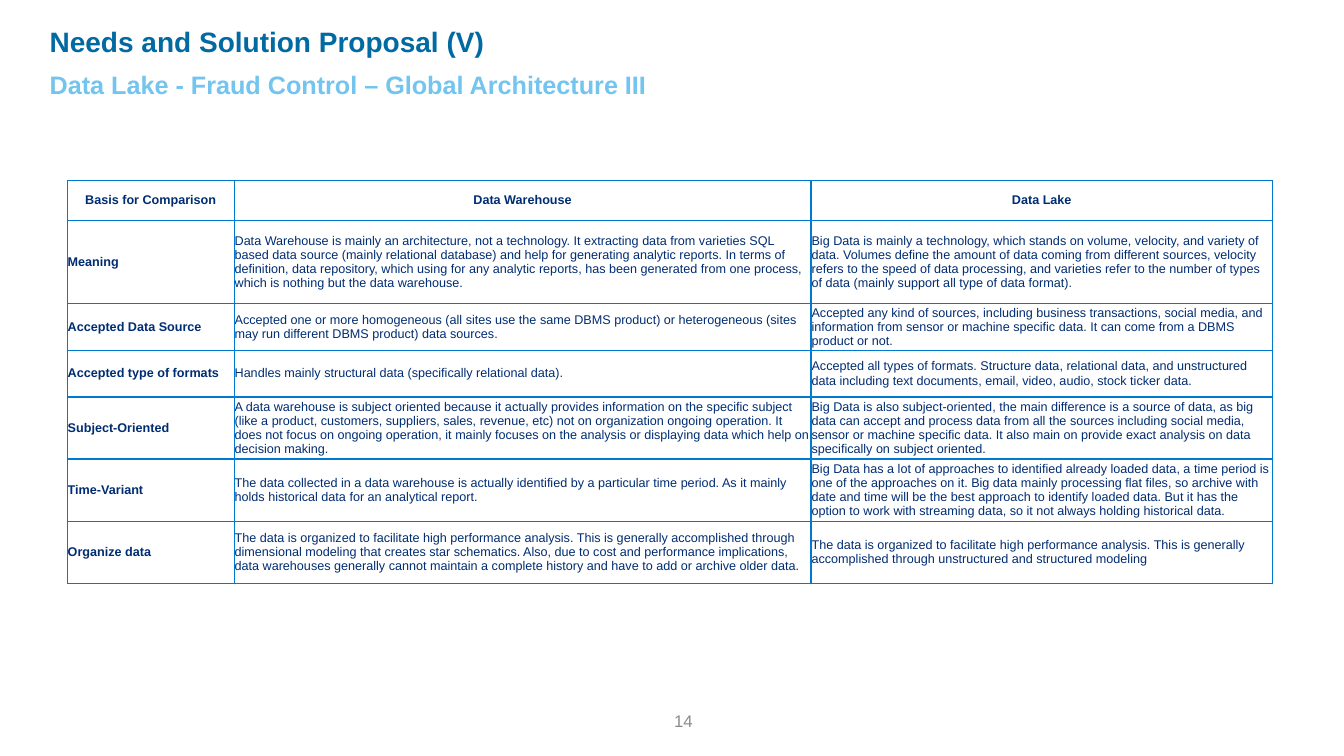
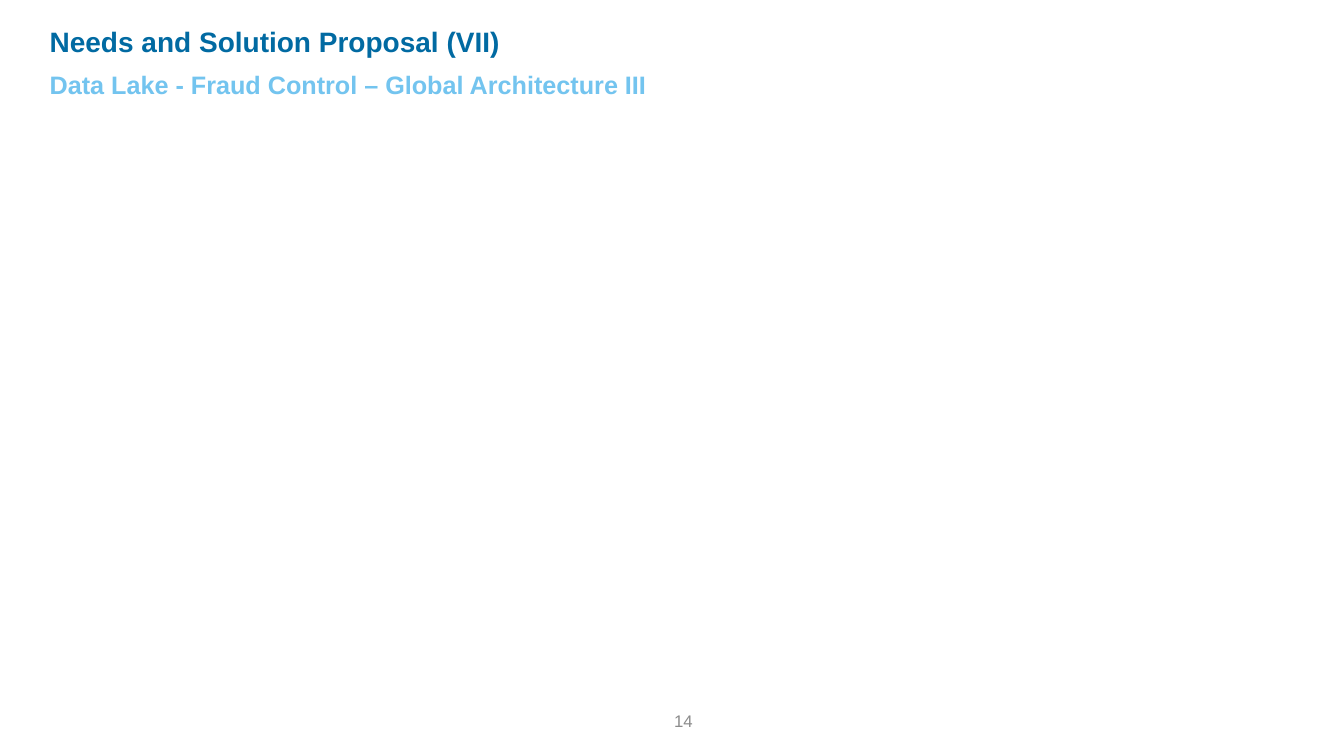
Before and after one commit to edithbg/Scala, a slide deck: slide 14 of Architecture Reference-DataLake-FraudContrl v0.1.pptx. Drawn at 1344x756 pixels with LibreOffice and Linux fonts; fonts in the diff are those of the drawing; background and template pictures are left out. Boxes give left, top, right and bottom in pixels: in the first picture for what was removed or moved away, otherwise in the second. Text is boxed around its words. In the diff, an @@ line names an element or a change of style, - is before the commit and + after.

```diff
--- a/Architecture Reference-DataLake-FraudContrl v0.1.pptx
+++ b/Architecture Reference-DataLake-FraudContrl v0.1.pptx
@@ text at [50,31,500,57]: text changed @@
-Needs and Solution Proposal (V)
+Needs and Solution Proposal (VII)
@@ table removed at [68,180,1273,584], 7 rows, 3 columns @@
-Basis for Comparison | Data Warehouse | Data Lake
-Meaning | Data Warehouse is mainly an architecture, not a technology. It extracting data from varieties SQL based data source (mainly relational database) and help for generating analytic reports. In terms of definition, data repository, which using for any analytic reports, has been generated from one process, which is nothing but the data warehouse. | Big Data is mainly a technology, which stands on volume, velocity, and variety of data. Volumes define the amount of data coming from different sources, velocity refers to the speed of data processing, and varieties refer to the number of types of data (mainly support all type of data format).
-Accepted Data Source | Accepted one or more homogeneous (all sites use the same DBMS product) or heterogeneous (sites may run different DBMS product) data sources. | Accepted any kind of sources, including business transactions, social media, and information from sensor or machine specific data. It can come from a DBMS product or not.
-Accepted type of formats | Handles mainly structural data (specifically relational data). | Accepted all types of formats. Structure data, relational data, and unstructured data including text documents, email, video, audio, stock ticker data.
-Subject-Oriented | A data warehouse is subject oriented because it actually provides information on the specific subject (like a product, customers, suppliers, sales, revenue, etc) not on organization ongoing operation. It does not focus on ongoing operation, it mainly focuses on the analysis or displaying data which help on decision making. | Big Data is also subject-oriented, the main difference is a source of data, as big data can accept and process data from all the sources including social media, sensor or machine specific data. It also main on provide exact analysis on data specifically on subject oriented.
-Time-Variant | The data collected in a data warehouse is actually identified by a particular time period. As it mainly holds historical data for an analytical report. | Big Data has a lot of approaches to identified already loaded data, a time period is one of the approaches on it. Big data mainly processing flat files, so archive with date and time will be the best approach to identify loaded data. But it has the option to work with streaming data, so it not always holding historical data.
-Organize data | The data is organized to facilitate high performance analysis. This is generally accomplished through dimensional modeling that creates star schematics. Also, due to cost and performance implications, data warehouses generally cannot maintain a complete history and have to add or archive older data. | The data is organized to facilitate high performance analysis. This is generally accomplished through unstructured and structured modeling
```
Also in this commit, not shown: 14 other slides changed, 1 slide removed.
